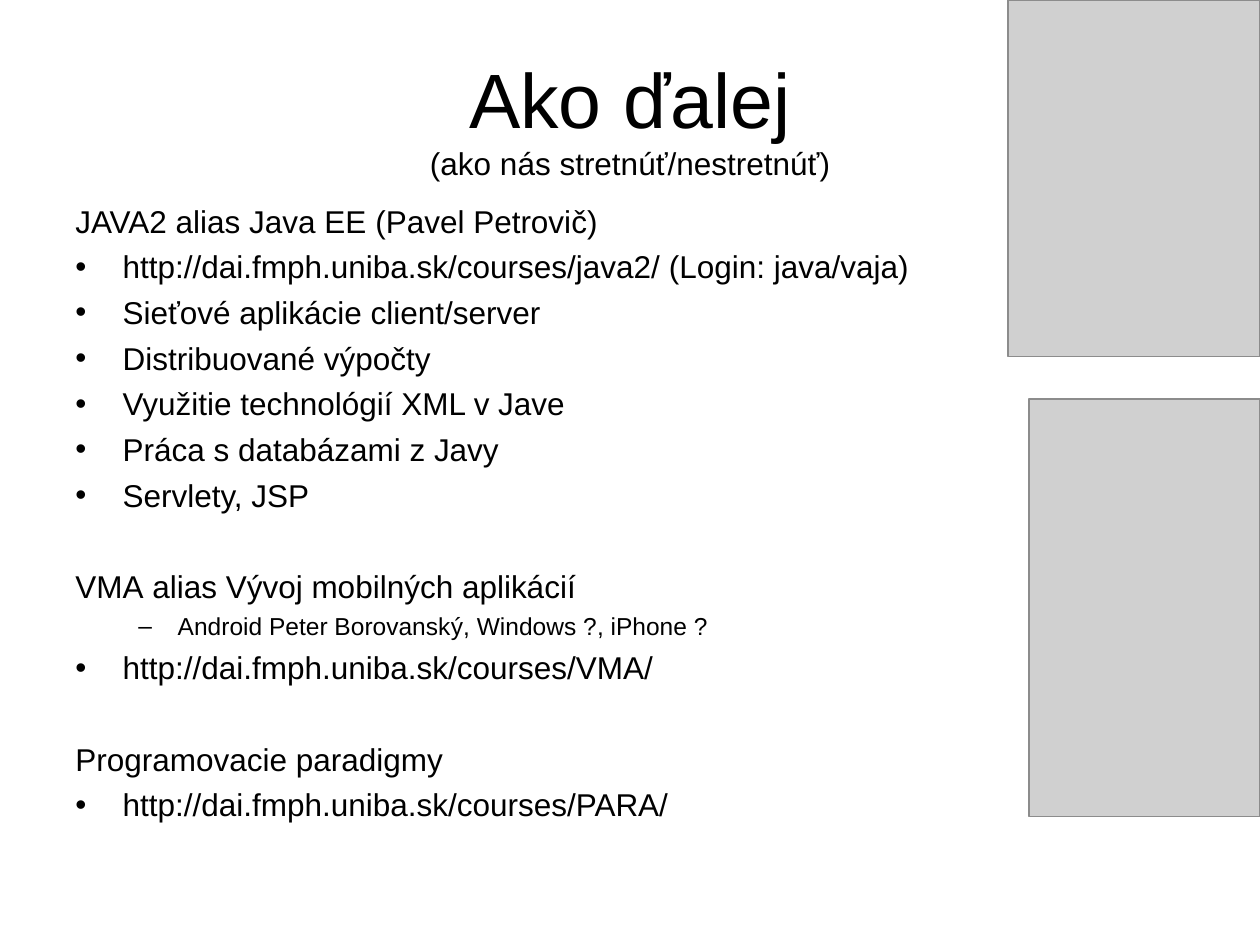
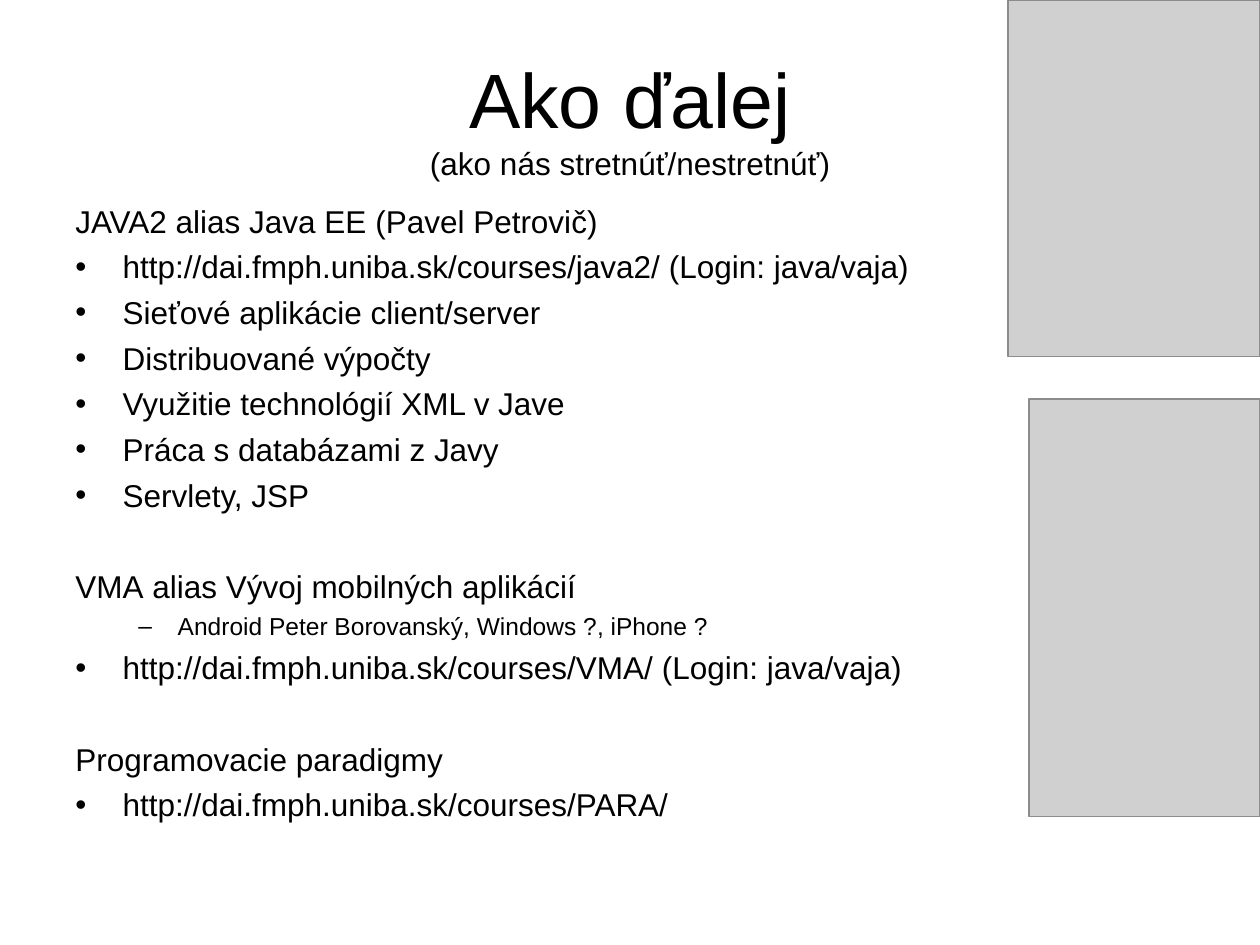
Before and after one commit to Programovanie4/Prednasky, a slide deck: slide 30 of 13/13_java.ppt (slide 28 before the commit). Drawn at 1260x945 pixels with LibreOffice and Linux fonts; fonts in the diff are those of the drawing; grey boxes stand for pictures. Boxes give left, top, right and bottom in pixels: in the first picture for what was removed or moved away, otherwise in the second. Text is boxed around its words. In the diff, an @@ line names an element or a change of style, - is before the commit and + after.

```diff
--- a/13/13_java.ppt
+++ b/13/13_java.ppt
@@ text at (123,656,902,685): text changed @@
-• http://dai.fmph.uniba.sk/courses/VMA/
+• http://dai.fmph.uniba.sk/courses/VMA/ (Login: java/vaja)
```
Also in this commit, not shown: 6 other slides changed, 2 slides added, 1 other file.
